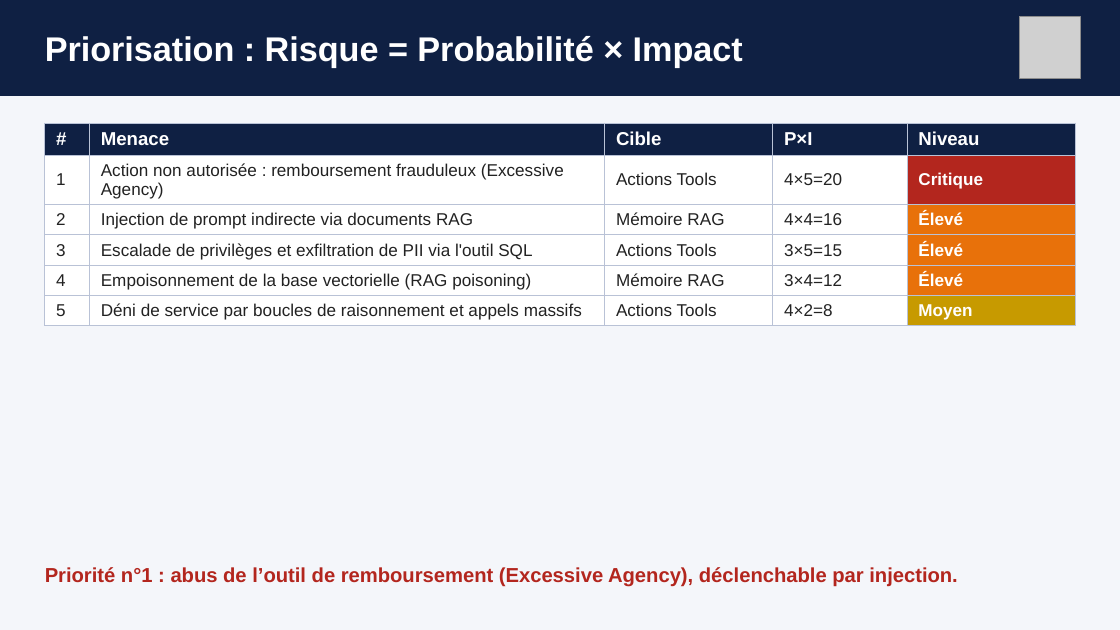
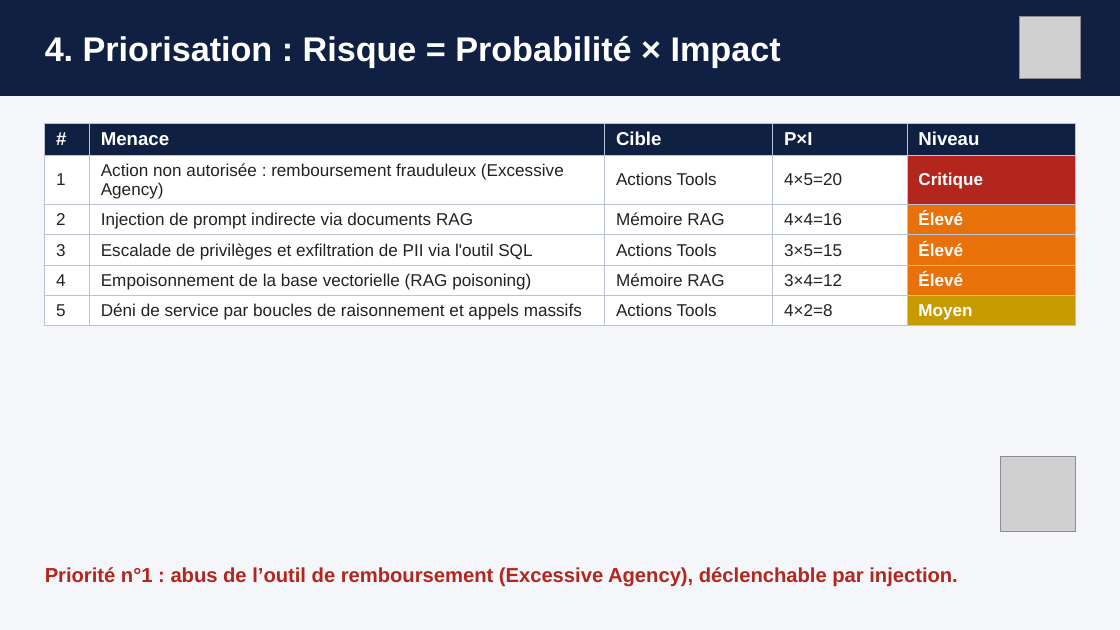
Before and after one commit to kamalelafoui/AI_projet_jour26, a slide deck: slide 5 of docs/Presentation_j26_Threat_Modeling.pptx. Drawn at 1120x630 pixels with LibreOffice and Linux fonts; fonts in the diff are those of the drawing; grey boxes stand for pictures. Boxes give left, top, right and bottom in pixels: in the first picture for what was removed or moved away, otherwise in the second. Text is boxed around its words. In the diff, an @@ line names an element or a change of style, - is before the commit and + after.

```diff
--- a/docs/Presentation_j26_Threat_Modeling.pptx
+++ b/docs/Presentation_j26_Threat_Modeling.pptx
@@ text at [45, 36, 781, 68]: text changed @@
-Priorisation : Risque = Probabilité × Impact
+4. Priorisation : Risque = Probabilité × Impact
@@ picture added at [1000, 457, 1075, 532] @@
```
Also in this commit, not shown: 6 other slides changed, 1 slide added, 1 slide removed, 5 other files.
